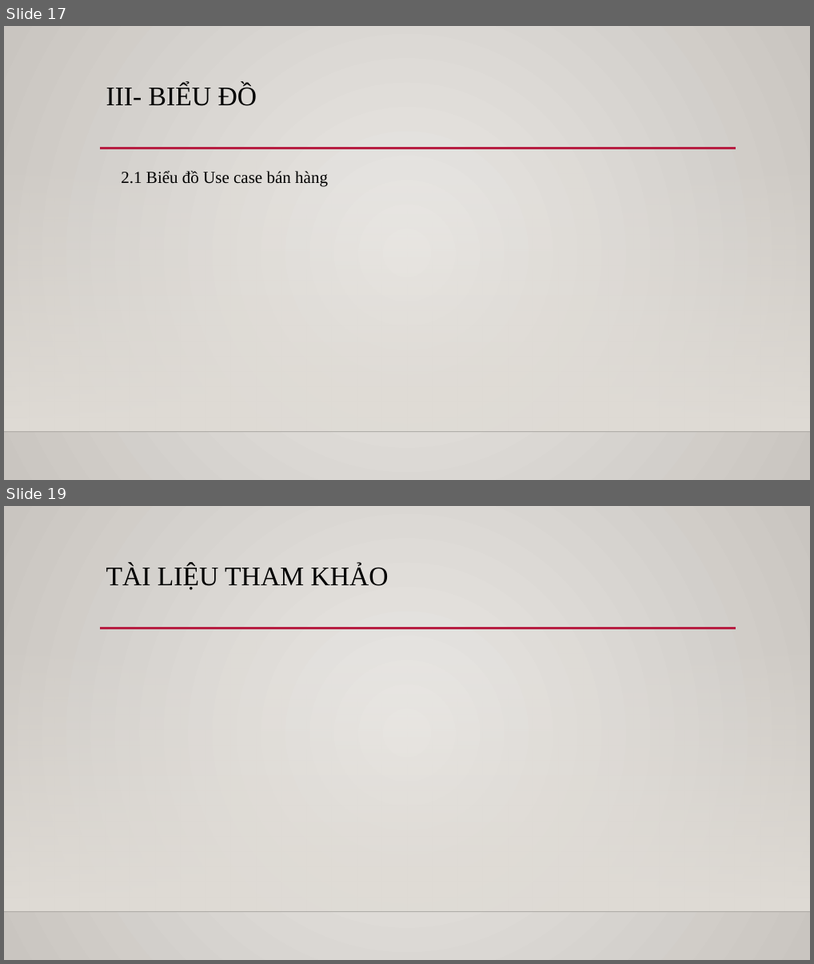
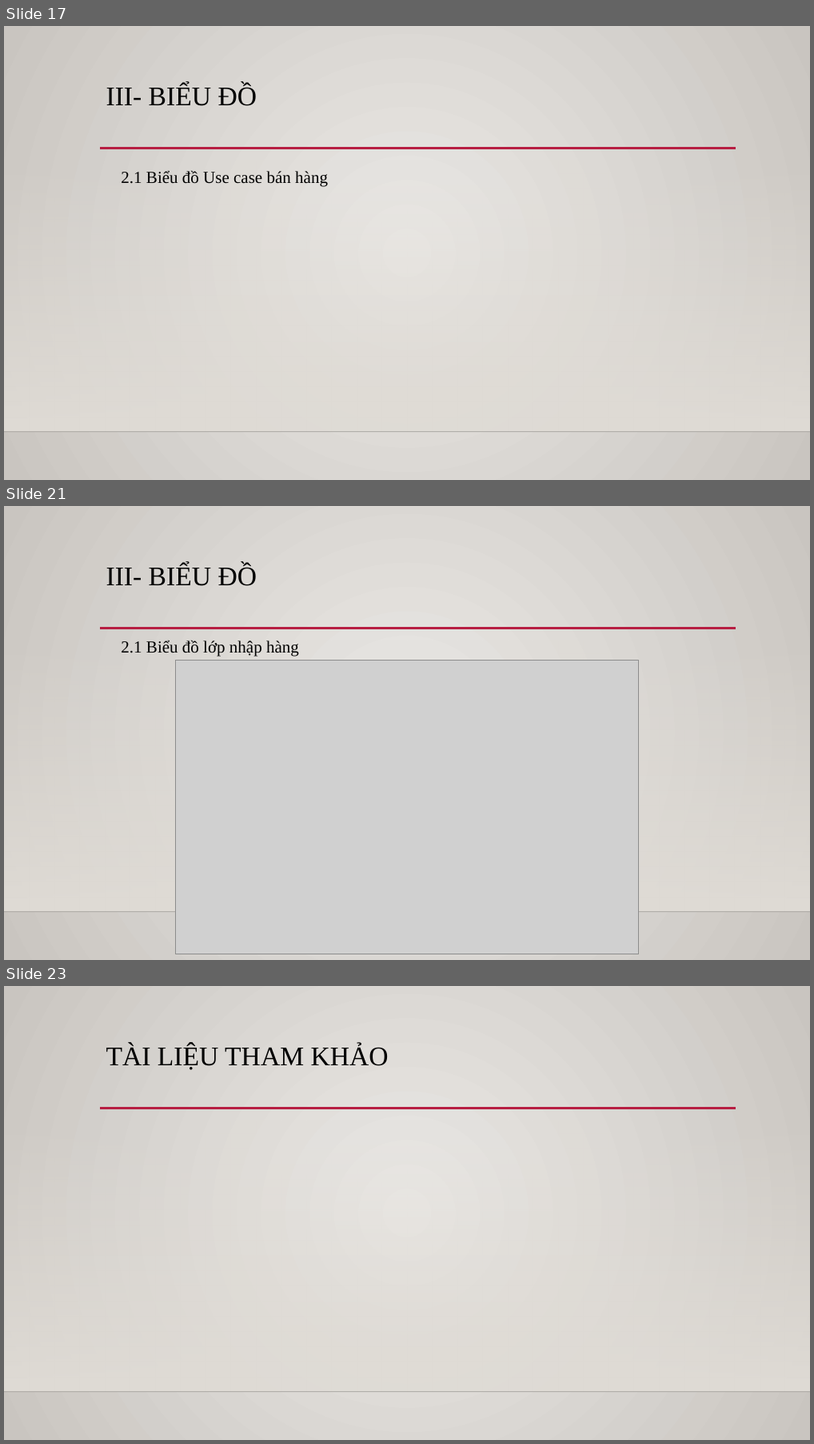
Before and after one commit to Linkadi98/Software-Requirement-Analystic, a slide deck: 108539.pptx. Shown one above the other, each under a label of ours: slides 17 and 19 before the commit, slides 17, 21 and 23 after it; the slides between them are not shown. The pictures are 814x964 and 814x1444 pixels, drawn with LibreOffice and Linux fonts; fonts in the diff are those of the drawing; grey boxes stand for pictures; background and template pictures are left out. Boxes give left, top, right and bottom in pixels: in the first picture for what was removed or moved away, otherwise in the second. Text is boxed around its words. In the diff, an @@ line names an element or a change of style, - is before the commit and + after.

```diff
--- a/108539.pptx
+++ b/108539.pptx
@@ slide 21 added at [4,506,810,960], background gradient #EBE9E6 to #C9C5C0; not listed: 3 template elements that a slide beside it also shows @@
@@ title added at [106,564,258,586], 32 pt, text #000000 @@
+III- BIỂU ĐỒ
@@ text added at [121,640,299,656], 20 pt, text #000000 @@
+2.1 Biểu đồ lớp nhập hàng
@@ picture added at [176,660,638,954] @@
@@ what was slide 19 is now slide 23 @@
```
Also in this commit, not shown: 3 other slides added, 1 other file.
